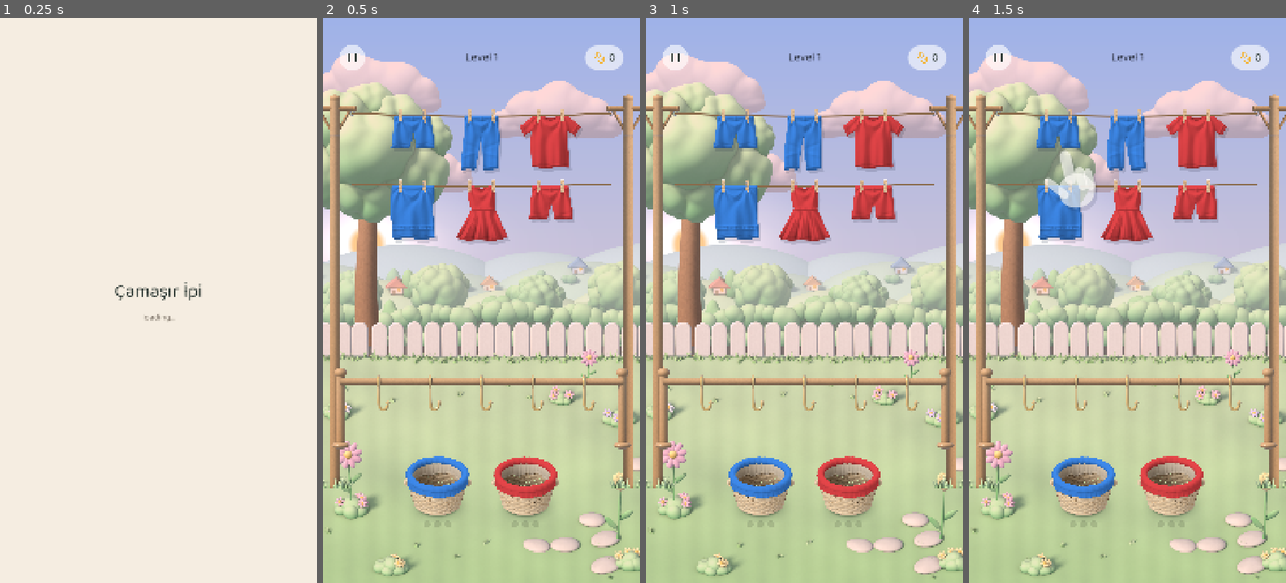
Above: before the commit, frames 1-4 (left to right).
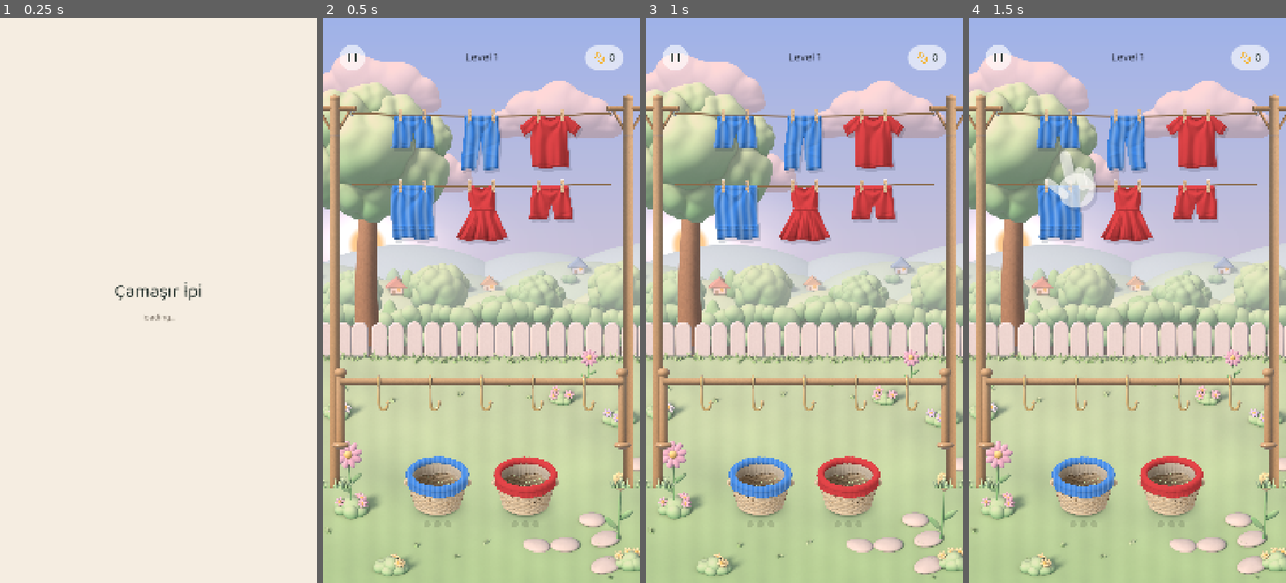
Above: after the commit, the same moments.

Repository: alperAygor/godot-games
Game: Godot game, scene res://scenes/Boot.tscn
Same seed, same stepped clock (60 frames per second), same inputs: the game is played once before the commit and once after it.
Inputs (mouse positions are in pixels of both pictures, inside the frame that each line leads up to):
- Up to frame 1 (0.25 s): no input
- Up to frame 2 (0.5 s): no input
- Up to frame 3 (1 s): move the mouse to (874, 272) at 0.52 s; click (874, 272) at 0.67 s
- Up to frame 4 (1.5 s): move the mouse to (1064, 328) at 1.27 s; click (1064, 328) at 1.42 s

Frame 1 is identical in both runs. In frame 2, 1.8% of the frame differs, in the area x 21-55%, y 17-85%; in frame 3, 1.8%; in frame 4, 1.7%.

Commit message:
Çamaşır İpi: renk körlüğü desenleri (çamaşır, sepet, kuyruk noktaları), varsayılan açık

Diff:
--- a/CamasirIpi/assets/shaders/cloth_sway.gdshader
+++ b/CamasirIpi/assets/shaders/cloth_sway.gdshader
@@ -1,4 +1,6 @@
 shader_type canvas_item;
+
+#include "res://assets/shaders/color_pattern.gdshaderinc"
 
 // Asılı kumaş sallanması. Neden fragment'ta UV kaydırma: Sprite2D yalnız 4 köşeli bir
 // dörtgendir; köşe kaydırmayla bükülme olmaz. Bu yüzden dokuyu yatayda kaydırırız ve
@@ -21,10 +23,29 @@
 // Gölge için: renk yerine yalnız alfa siluetini boya.
 uniform bool silhouette = false;
 
+// Renk deseni (renk körü dostu): ColorPatterns doldurur. id < 1 = desen yok (düz/gizli/kapalı).
+// Neden aynı materyalde: ek çizim çağrısı yok; desen sallanan UV'yi izler, kumaşta yüzer gibi durmaz.
+uniform int pattern_id = -1;
+// Çift renkli çamaşır: sağ yarı bu desenle (pattern_split açıkken); sol yarı pattern_id.
+uniform int pattern_id_b = -1;
+uniform bool pattern_split = false;
+// Dokunun genişliğine düşen hücre sayısı (katlanmış parça daha az hücre ile bold kalır).
+uniform float pattern_cells = 8.0;
+// Kapalı/soluk çamaşırda desen daha silik.
+uniform float pattern_strength = 1.0;
+// 1 = desen açık tonlu (koyu kumaşta), 0 = koyu tonlu (açık kumaşta).
+uniform float pattern_light = 0.0;
+uniform float pattern_light_b = 0.0;
+
 varying vec4 tint;
+// Dokunun dünya boyunda yükseklik/genişlik oranı: çarşaf gibi gerilmiş sprite'ta hücreler kare kalır.
+varying float pat_aspect;
 
 void vertex() {
 	tint = COLOR;
+	float len_x = length(MODEL_MATRIX[0].xy) / TEXTURE_PIXEL_SIZE.x;
+	float len_y = length(MODEL_MATRIX[1].xy) / TEXTURE_PIXEL_SIZE.y;
+	pat_aspect = len_y / max(len_x, 1e-4);
 	float side = UV.x < 0.5 ? -1.0 : 1.0;
 	VERTEX.x += side * pad / TEXTURE_PIXEL_SIZE.x;
 	UV.x += side * pad;
@@ -44,6 +65,19 @@
 	if (silhouette) {
 		COLOR = vec4(tint.rgb, alpha);
 	} else {
-		COLOR = vec4(tex.rgb * tint.rgb, alpha);
+		vec3 rgb = tex.rgb * tint.rgb;
+		if (pattern_id >= 1 || (pattern_split && pattern_id_b >= 1)) {
+			vec2 p = vec2(uv.x, uv.y * pat_aspect) * pattern_cells;
+			float mask = pattern_mask(pattern_id, p);
+			float light = pattern_light;
+			if (pattern_split) {
+				// Orta çizgide yumuşak geçiş; iki yarı farklı desen + ton alabilir.
+				float right = smoothstep(0.5 - fwidth(uv.x), 0.5 + fwidth(uv.x), uv.x);
+				mask = mix(mask, pattern_mask(pattern_id_b, p), right);
+				light = mix(pattern_light, pattern_light_b, right);
+			}
+			rgb = pattern_apply(rgb, mask, light, pattern_strength);
+		}
+		COLOR = vec4(rgb, alpha);
 	}
 }
--- /dev/null
+++ b/CamasirIpi/assets/shaders/pattern_tint.gdshader
@@ -0,0 +1,17 @@
+shader_type canvas_item;
+
+#include "res://assets/shaders/color_pattern.gdshaderinc"
+
+// Sepet astarı gibi düz boyanan sprite'lara renk deseni: doku x modulate (Godot COLOR'a zaten
+// çarpar), üstüne ton-üstü-ton desen. Sallanma yok -> sade ve ucuz.
+uniform int pattern_id = -1;
+uniform float pattern_cells = 14.0;
+uniform float pattern_strength = 1.0;
+uniform float pattern_light = 0.0;
+
+void fragment() {
+	if (pattern_id >= 1) {
+		vec2 p = UV * pattern_cells;
+		COLOR.rgb = pattern_apply(COLOR.rgb, pattern_mask(pattern_id, p), pattern_light, pattern_strength);
+	}
+}
--- a/CamasirIpi/data/i18n/strings.csv
+++ b/CamasirIpi/data/i18n/strings.csv
@@ -206,3 +206,5 @@
 MACHINE_MOVES_OTHER,%d hamle,%d moves,%d movimientos
 MACHINE_MAX,En üst seviye,Maxed,Al máximo
 MACHINE_LOCKED,%d. seviyede açılır,Unlocks at level %d,Se desbloquea en el nivel %d
+PATTERN_SETTING,Renk desenleri,Colour patterns,Patrones de color
+PATTERN_SETTING_HINT,Her rengin kendi deseni olur (renk körlüğü için),Each colour gets its own pattern (colour-blind friendly),Cada color tiene su propio patrón (para daltonismo)
--- a/CamasirIpi/scripts/game/basket_view.gd
+++ b/CamasirIpi/scripts/game/basket_view.gd
@@ -148,6 +148,7 @@
 			_band_tween = null
 		_rim.scale = Vector2.ONE
 		_set_band_modulate(tint)
+		_apply_band_pattern(tint)
 	queue_redraw()
 
 
@@ -297,6 +298,15 @@
 		.set_trans(Tween.TRANS_SINE).set_ease(Tween.EASE_OUT)
 	_band_tween.tween_property(_rim, "scale", Vector2.ONE, Motion.COMPLETE_BAND_SECONDS)\
 		.set_trans(Tween.TRANS_ELASTIC).set_ease(Tween.EASE_OUT)
+
+
+## Renk deseni astarın iki yarısına ORTAK bir materyalle (tek toplu çizim grubu) basılır.
+## Rengini almamış joker (beyaz bant) palette olmadığı için desensiz kalır; rengi alınca set_color
+## yeniden çağrılır ve desen gelir. Desen kapalıysa materyal null: bugünkü görünüm.
+func _apply_band_pattern(tint: Color) -> void:
+	var material: ShaderMaterial = ColorPatterns.band_material(ColorPatterns.color_id_of(tint))
+	_band_back.material = material
+	_band_front.material = material
 
 
 ## Astarın iki yarısı her zaman aynı renkte (yan birleşme yerinde ton sıçraması olmasın).
--- /dev/null
+++ b/CamasirIpi/scripts/game/color_patterns.gd
@@ -0,0 +1,298 @@
+class_name ColorPatterns
+extends RefCounted
+
+## Renk körü dostu desenler: 7 renk paletinin her rengi kendi desenine sahiptir (varsayılan AÇIK).
+## Renk ayrımı ton yerine ŞEKİLLE yapılabilsin diye: kırmızı düz, mavi dikey çizgi, sarı puan,
+## yeşil kare, mor çapraz çizgi, turuncu zikzak, turkuaz artı.
+## Üç yüzey: (1) çamaşır/katlı parça/sepet astarı = shader (cloth_sway / pattern_tint),
+## (2) küçük noktalar/rozetler = glif atlası (`draw_glyph`), (3) ayar = `enabled()`.
+## Desen numarası shader'daki `pattern_mask` numaralarıyla birebir aynıdır.
+
+## game.gd COLORS paletinin kopyası: çamaşırın elinde yalnız Color vardır, desen için renk
+## numarasını bundan buluruz. Birim test bu kopyanın game.gd ile aynı kalmasını doğrular.
+const PALETTE: Array[Color] = [
+	Color("e5484d"), Color("3e8ef7"), Color("f5c02e"), Color("3dbb6e"),
+	Color("9b59d0"), Color("f58a3c"), Color("22b8b0"),
+]
+const NONE: int = -1
+const SOLID: int = 0
+const STRIPES_V: int = 1
+const DOTS: int = 2
+const CHECKS: int = 3
+const STRIPES_DIAG: int = 4
+const CHEVRON: int = 5
+const CROSSES: int = 6
+const PATTERN_COUNT: int = 7
+## Renk numarası -> desen. Sıra değişirse kayıtlı oyunlarda renkler farklı desen alır: sabit tut.
+const PATTERN_BY_COLOR: Array[int] = [SOLID, STRIPES_V, DOTS, CHECKS, STRIPES_DIAG, CHEVRON, CROSSES]
+
+## Palet rengi sayılması için en çok uzaklık (RGB): kapalı/ıslak renk tonları buraya girmez,
+## çünkü eşleme `color` alanından (asıl renk) yapılır.
+const MATCH_TOLERANCE: float = 0.02
+## Açık/koyu ton kararı eşiği (algısal parlaklık): parlak renk koyu baskı, koyu renk açık baskı alır.
+const LIGHT_BELOW_LUMA: float = 0.55
+
+## Kapalı (soluk) çamaşırda desen daha silik ama görünür.
+const CLOSED_STRENGTH: float = 0.6
+const GARMENT_CELLS: float = 8.0
+## Çarşaf dokusu iki ipe gerilir: hücre sayısı genişlikle büyür ki desen devleşmesin, ama çarşafta
+## hücre yine çamaşırınkinden bu kat iri kalır (küçücük de görünmesin).
+const SHEET_CELL_GROWTH: float = 1.2
+## Sprite tuvali, çamaşır boyunun bu katıdır (GarmentView.SPRITE_FILL ile aynı).
+const CANVAS_RATIO: float = 1.14
+## Katlanmış parça dokusu küçük (256 px) ve ekranda ~100 px: az hücre = iri, okunur desen.
+const FOLDED_CELLS: float = 5.5
+## Sepet astarı: tüp ince; hücre tüp kalınlığına yakın olmalı.
+const BAND_CELLS: float = 15.0
+
+const SETTING_SECTION: String = "settings"
+const SETTING_KEY: String = "patterns"
+## Ayar sayfasındaki anahtar için çeviri anahtarları (ayar satırını UI sahibi ekler).
+const LABEL_KEY: String = "PATTERN_SETTING"
+const HINT_KEY: String = "PATTERN_SETTING_HINT"
+
+const SWAY_SHADER_PATH: String = "res://assets/shaders/cloth_sway.gdshader"
+const TINT_SHADER_PATH: String = "res://assets/shaders/pattern_tint.gdshader"
+const GLYPH_PATH: String = "res://assets/sprites/patterns/glyphs.png"
+const FOLDED_FILE: String = "folded.png"
+const GLYPH_CELL: float = 64.0
+## Glif karesinin kenarı = yarıçap x bu oran (glifin kendi dairesi hücrenin %80'i: noktanın içinde kalır).
+const GLYPH_SPAN: float = 2.1
+const GLYPH_ALPHA_ON_DARK: float = 0.78
+const GLYPH_ALPHA_ON_LIGHT: float = 0.55
+const GLYPH_DARK: Color = Color(0.0, 0.0, 0.0, 1.0)
+
+const P_ID: StringName = &"pattern_id"
+const P_ID_B: StringName = &"pattern_id_b"
+const P_SPLIT: StringName = &"pattern_split"
+const P_CELLS: StringName = &"pattern_cells"
+const P_STRENGTH: StringName = &"pattern_strength"
+const P_LIGHT: StringName = &"pattern_light"
+const P_LIGHT_B: StringName = &"pattern_light_b"
+const P_SWAY: StringName = &"strength"
+const META_STATE: StringName = &"_pattern_state"
+const META_HOOKED: StringName = &"_pattern_hooked"
+
+## -1 = henüz okunmadı; 0/1 = kapalı/açık. Ayar her çizimde diskten okunmasın.
+static var _cached: int = -1
+static var _glyphs: Texture2D = null
+static var _tint_shader: Shader = null
+## Renk numarası -> ortak astar materyali: aynı renkli sepetler aynı materyali paylaşır (toplu çizim) ve
+## sepet her gelişinde yeni materyal üretilmez.
+static var _band_cache: Dictionary = {}
+
+
+# --- Ayar -----------------------------------------------------------------------------------
+
+## Desenler açık mı? Kayıt yoksa AÇIK (kullanıcı kararı: varsayılan açık).
+static func enabled() -> bool:
+	if _cached < 0:
+		var value: Variant = true
+		var progress: Node = _progress()
+		if progress != null:
+			value = progress.call("module_value", SETTING_SECTION, SETTING_KEY, true)
+		_cached = 1 if bool(value) else 0
+	return _cached == 1
+
+
+## `persist=false`: yalnız bellekte (test/ekran görüntüsü aracı oyuncu kaydına dokunmasın).
+static func set_enabled(value: bool, persist: bool = true) -> void:
+	_cached = 1 if value else 0
+	if not persist:
+		return
+	var progress: Node = _progress()
+	if progress != null:
+		progress.call("set_module_value", SETTING_SECTION, SETTING_KEY, value)
+
+
+## Önbelleği unutur (kayıt sıfırlama/yükleme sonrası).
+static func reset_cache() -> void:
+	_cached = -1
+
+
+static func _progress() -> Node:
+	var tree: SceneTree = Engine.get_main_loop() as SceneTree
+	if tree == null:
+		return null
+	return tree.root.get_node_or_null("Progress")
+
+
+# --- Eşleme ---------------------------------------------------------------------------------
+
+## Renk numarasının deseni. Kapalıyken veya `hidden` (gizemli çamaşır: rengi sızdırır) iken NONE.
+static func pattern_for(color_id: int, hidden: bool = false) -> int:
+	if hidden or color_id < 0 or not enabled():
+		return NONE
+	return PATTERN_BY_COLOR[color_id % PATTERN_BY_COLOR.size()]
+
+
+## Palet rengi -> renk numarası; palette yoksa (joker beyazı, gizem grisi) -1.
+static func color_id_of(tint: Color) -> int:
+	for index: int in range(PALETTE.size()):
+		var ref: Color = PALETTE[index]
+		if absf(ref.r - tint.r) + absf(ref.g - tint.g) + absf(ref.b - tint.b) <= MATCH_TOLERANCE:
+			return index
+	return -1
+
+
+## 1 = açık tonlu baskı (koyu zemin), 0 = koyu tonlu baskı (açık zemin).
+static func light_ink(color_id: int) -> float:
+	if color_id < 0:
+		return 0.0
+	var ref: Color = PALETTE[color_id % PALETTE.size()]
+	var luma: float = ref.r * 0.2126 + ref.g * 0.7152 + ref.b * 0.0722
+	return 1.0 if luma < LIGHT_BELOW_LUMA else 0.0
+
+
+# --- Çamaşır (shader) -----------------------------------------------------------------------
+
+## Tek hamlede çamaşır materyali + katlı parça: `GarmentView._apply_color` bunu çağırır.
+## `color_a` asıl renk (gizemde bile gerçek renk; desen `mystery` ile gizlenir). Çift renkli
+## çamaşır için `apply_ids` iki renk numarası alır.
+static func apply_garment(view: Node2D, material: ShaderMaterial, color_a: Color, mystery: bool, open: bool) -> void:
+	var color_id: int = color_id_of(color_a)
+	var strength: float = 1.0 if open else CLOSED_STRENGTH
+	apply_ids(view, material, color_id, -1, strength, mystery)
+
+
+## İki renk numarası: ikincisi geçerliyse sol yarı `id_a`, sağ yarı `id_b` deseni alır.
+static func apply_ids(view: Node2D, material: ShaderMaterial, id_a: int, id_b: int, strength: float,
+		hidden: bool) -> void:
+	var split: bool = id_b >= 0 and id_b != id_a
+	var state: Dictionary = {
+		"id": pattern_for(id_a, hidden),
+		"id_b": pattern_for(id_b, hidden) if split else NONE,
+		"split": split,
+		"strength": strength,
+		"light": light_ink(id_a),
+		"light_b": light_ink(id_b),
+	}
+	_write(material, state, _garment_cells(view))
+	if view == null:
+		return
+	view.set_meta(META_STATE, state)
+	if not view.has_meta(META_HOOKED):
+		# Katlı sprite uçuşta sonradan eklenir: o an materyalini bu kanca verir.
+		view.set_meta(META_HOOKED, true)
+		view.child_entered_tree.connect(_on_view_child.bind(view))
+		# `make_sheet` setup'tan hemen sonra çağrılır: çarşaf mı olduğu bir kare sonra bilinir.
+		var tree: SceneTree = Engine.get_main_loop() as SceneTree
+		if tree != null:
+			# Lambda: aynı kare sinyaline bağlanan her çamaşır ayrı bağ olsun (bind'lı çağrılar eşit sayılıp yutuluyordu).
+			var refine: Callable = func() -> void: _refine_cells(view, material)
+			tree.process_frame.connect(refine, CONNECT_ONE_SHOT)
+	var folded: Variant = view.get("_folded_sprite")
+	if folded is Sprite2D:
+		_style_folded(folded as Sprite2D, state)
+
+
+## Çarşafta hücre sayısı genişliğe göre ölçeklenir (bkz. SHEET_CELL_GROWTH).
+static func _garment_cells(view: Node2D) -> float:
+	if view == null or not view.has_method("is_sheet") or not bool(view.call("is_sheet")):
+		return GARMENT_CELLS
+	var sheet: Vector2 = view.get("_sheet_size") as Vector2
+	var size: float = float(view.get("size"))
+	if size <= 0.0:
+		return GARMENT_CELLS
+	return GARMENT_CELLS * sheet.x / (size * CANVAS_RATIO) / SHEET_CELL_GROWTH
+
+
+static func _refine_cells(view: Node2D, material: ShaderMaterial) -> void:
+	if is_instance_valid(view) and material != null:
+		material.set_shader_parameter(P_CELLS, _garment_cells(view))
+
+
+static func _on_view_child(child: Node, view: Node2D) -> void:
+	if child is Sprite2D and view.has_meta(META_STATE):
+		_style_folded(child as Sprite2D, view.get_meta(META_STATE) as Dictionary)
+
+
+## Katlanmış parça: sallanmayan aynı shader (strength 0) + iri hücreli desen. Gölge sprite'ı
+## (materyali zaten var) ve mandal/rozetler atlanır.
+static func _style_folded(sprite: Sprite2D, state: Dictionary) -> void:
+	if sprite.texture == null or not sprite.texture.resource_path.ends_with(FOLDED_FILE):
+		return
+	var material: ShaderMaterial = sprite.material as ShaderMaterial
+	if material == null:
+		if sprite.material != null:
+			return
+		var shader: Shader = load(SWAY_SHADER_PATH) as Shader
+		if shader == null:
+			return
+		material = ShaderMaterial.new()
+		material.shader = shader
+		material.set_shader_parameter(P_SWAY, 0.0)
+		sprite.material = material
+	_write(material, state, FOLDED_CELLS)
+
+
+static func _write(material: ShaderMaterial, state: Dictionary, cells: float) -> void:
+	if material == null:
+		return
+	material.set_shader_parameter(P_ID, int(state["id"]))
+	material.set_shader_parameter(P_ID_B, int(state["id_b"]))
+	material.set_shader_parameter(P_SPLIT, bool(state["split"]))
+	material.set_shader_parameter(P_STRENGTH, float(state["strength"]))
+	material.set_shader_parameter(P_LIGHT, float(state["light"]))
+	material.set_shader_parameter(P_LIGHT_B, float(state["light_b"]))
+	material.set_shader_parameter(P_CELLS, cells)
+
+
+# --- Sepet astarı ---------------------------------------------------------------------------
+
+## Sepet astarı (arka + ön yarı) için ORTAK materyal: tek materyal = bir toplu çizim grubu.
+## `color_id` -1 ise (joker henüz renksiz) desen yoktur; desen kapalıyken null döner
+## (çağıran sprite.material = null yapar -> bugünkü görünüm).
+static func band_material(color_id: int) -> ShaderMaterial:
+	var id: int = pattern_for(color_id)
+	if id < 1:
+		return null
+	if _band_cache.has(color_id):
+		return _band_cache[color_id] as ShaderMaterial
+	if _tint_shader == null:
+		_tint_shader = load(TINT_SHADER_PATH) as Shader
+	if _tint_shader == null:
+		return null
+	var material: ShaderMaterial = ShaderMaterial.new()
+	material.shader = _tint_shader
+	material.set_shader_parameter(P_ID, id)
+	material.set_shader_parameter(P_CELLS, BAND_CELLS)
+	material.set_shader_parameter(P_LIGHT, light_ink(color_id))
+	_band_cache[color_id] = material
+	return material
+
+
+# --- Glif (küçük noktalar, rozetler, kartlar) -----------------------------------------------
+
+## 7 hücreli beyaz glif atlası (assets/sprites/patterns/glyphs.png).
+static func glyph_texture() -> Texture2D:
+	if _glyphs == null and ResourceLoader.exists(GLYPH_PATH):
+		_glyphs = load(GLYPH_PATH) as Texture2D
+	return _glyphs
+
+
+## Atlas içindeki hücre (piksel).
+static func glyph_region(color_id: int) -> Rect2:
+	var cell: int = PATTERN_BY_COLOR[posmod(color_id, PATTERN_BY_COLOR.size())]
+	return Rect2(float(cell) * GLYPH_CELL, 0.0, GLYPH_CELL, GLYPH_CELL)
+
+
+## Noktanın içine desen glifi çizer. `canvas` `_draw` içindeki düğüm; `radius` noktanın yarıçapı;
+## Glifin koyu/açık tonu renk numarasından seçilir. Desen kapalı / düz renk: hiçbir şey çizmez.
+static func draw_glyph(canvas: CanvasItem, center: Vector2, radius: float, color_id: int) -> void:
+	if pattern_for(color_id) < 1:
+		return
+	var atlas: Texture2D = glyph_texture()
+	if atlas == null:
+		return
+	var side: float = radius * GLYPH_SPAN
+	var rect: Rect2 = Rect2(center - Vector2(side, side) * 0.5, Vector2(side, side))
+	var dark_ink: bool = light_ink(color_id) < 0.5
+	var ink: Color = Color(GLYPH_DARK.r, GLYPH_DARK.g, GLYPH_DARK.b, GLYPH_ALPHA_ON_LIGHT) if dark_ink \
+		else Color(1.0, 1.0, 1.0, GLYPH_ALPHA_ON_DARK)
+	canvas.draw_texture_rect_region(atlas, rect, glyph_region(color_id), ink)
+
+
+## Dikdörtgen içine ortalanmış glif (rozet/kart için kısayol).
+static func draw_glyph_rect(canvas: CanvasItem, rect: Rect2, color_id: int) -> void:
+	draw_glyph(canvas, rect.get_center(), minf(rect.size.x, rect.size.y) * 0.5, color_id)
--- a/CamasirIpi/scripts/game/garment_view.gd
+++ b/CamasirIpi/scripts/game/garment_view.gd
@@ -553,6 +553,7 @@
 func _apply_color() -> void:
 	if _sprite != null:
 		_sprite.modulate = _shown_color()
+		ColorPatterns.apply_garment(self, _material, color, _mystery, _open)  # [PATTERN] renk körü deseni (gizemde yok)
 	queue_redraw()
 
 
--- a/CamasirIpi/scripts/ui/game.gd
+++ b/CamasirIpi/scripts/ui/game.gd
@@ -1216,6 +1216,7 @@
 			draw_circle(center + reach, radius, tint, true, -1.0, true)
 		_:
 			draw_circle(center, radius, tint, true, -1.0, true)
+	if _board.queue_kind(index) != LaundryBoard.KIND_JOKER: ColorPatterns.draw_glyph(self, center, radius, ColorPatterns.color_id_of(tint))  # [PATTERN] kuyruk noktası deseni (joker gizli kalır)
 
 
 ## `_draw` kancası: kısa askıda kullanılamayan kancalar soluk bir diskle kapatılır.
--- /dev/null
+++ b/CamasirIpi/tests/unit/test_color_patterns.gd
@@ -0,0 +1,89 @@
+extends TestCase
+
+## Renk desenleri: 7 renk = 7 ayrı desen, sabit eşleme, kapalıyken/gizemde desen yok,
+## palet game.gd ile aynı, glif atlası ve shader'lar yüklenir.
+
+const GAME_SCRIPT: String = "res://scripts/ui/game.gd"
+## Desen numarası değişirse shader ve kayıtlı oyun bozulur: eşleme burada sabitlenir.
+const EXPECTED: Array[int] = [0, 1, 2, 3, 4, 5, 6]
+
+
+func before_each() -> void:
+	# Oyuncu kaydına yazma: yalnız bellekte.
+	ColorPatterns.set_enabled(true, false)
+
+
+func after_each() -> void:
+	ColorPatterns.reset_cache()
+
+
+func test_seven_distinct_patterns() -> void:
+	var seen: Dictionary = {}
+	for color_id: int in range(ColorPatterns.PALETTE.size()):
+		var pattern: int = ColorPatterns.pattern_for(color_id)
+		assert_true(pattern >= 0, "renk %d desen almalı" % color_id)
+		seen[pattern] = true
+	assert_eq(seen.size(), 7, "7 renk 7 ayrı desen almalı")
+
+
+func test_mapping_is_stable() -> void:
+	for color_id: int in range(EXPECTED.size()):
+		assert_eq(ColorPatterns.pattern_for(color_id), EXPECTED[color_id], "renk %d deseni sabit" % color_id)
+	# Palet dışı numara paletle sarılır (oyun `% COLORS.size()` kullanır).
+	assert_eq(ColorPatterns.pattern_for(7), ColorPatterns.pattern_for(0))
+
+
+func test_disabled_means_no_pattern() -> void:
+	ColorPatterns.set_enabled(false, false)
+	assert_false(ColorPatterns.enabled())
+	for color_id: int in range(ColorPatterns.PALETTE.size()):
+		assert_eq(ColorPatterns.pattern_for(color_id), ColorPatterns.NONE, "kapalıyken desen yok")
+	assert_true(ColorPatterns.band_material(1) == null, "kapalıyken astar materyali yok")
+
+
+func test_mystery_hides_pattern() -> void:
+	for color_id: int in range(ColorPatterns.PALETTE.size()):
+		assert_eq(ColorPatterns.pattern_for(color_id, true), ColorPatterns.NONE, "gizemli çamaşır deseni sızdırmaz")
+	assert_eq(ColorPatterns.pattern_for(-1), ColorPatterns.NONE, "renksiz (joker) desensiz")
+
+
+func test_color_lookup_round_trip() -> void:
+	for color_id: int in range(ColorPatterns.PALETTE.size()):
+		assert_eq(ColorPatterns.color_id_of(ColorPatterns.PALETTE[color_id]), color_id)
+	assert_eq(ColorPatterns.color_id_of(Color.WHITE), -1, "joker beyazı palette yok")
+	assert_eq(ColorPatterns.color_id_of(Color(0.72, 0.7, 0.8)), -1, "gizem grisi palette yok")
+
+
+func test_palette_matches_game() -> void:
+	var game: GDScript = load(GAME_SCRIPT) as GDScript
+	assert_not_null(game)
+	var colors: Array = game.get_script_constant_map()["COLORS"] as Array
+	assert_eq(colors.size(), ColorPatterns.PALETTE.size(), "palet boyu")
+	for index: int in range(colors.size()):
+		assert_true((colors[index] as Color).is_equal_approx(ColorPatterns.PALETTE[index]), "palet rengi %d" % index)
+
+
+func test_garment_material_receives_pattern() -> void:
+	var material: ShaderMaterial = ShaderMaterial.new()
+	material.shader = load(ColorPatterns.SWAY_SHADER_PATH) as Shader
+	assert_not_null(material.shader)
+	ColorPatterns.apply_garment(null, material, ColorPatterns.PALETTE[2], false, true)
+	assert_eq(int(material.get_shader_parameter("pattern_id")), ColorPatterns.DOTS)
+	ColorPatterns.apply_garment(null, material, ColorPatterns.PALETTE[2], true, true)
+	assert_eq(int(material.get_shader_parameter("pattern_id")), ColorPatterns.NONE, "gizemde desen yok")
+	ColorPatterns.apply_garment(null, material, ColorPatterns.PALETTE[2], false, false)
+	assert_true(float(material.get_shader_parameter("pattern_strength")) < 1.0, "kapalı çamaşırda silik")
+	# Çift renk: sol/sağ ayrı desen.
+	ColorPatterns.apply_ids(null, material, 1, 3, 1.0, false)
+	assert_true(bool(material.get_shader_parameter("pattern_split")))
+	assert_eq(int(material.get_shader_parameter("pattern_id_b")), ColorPatterns.CHECKS)
+
+
+func test_glyph_atlas_and_shaders_load() -> void:
+	assert_not_null(ColorPatterns.glyph_texture(), "glif atlası yüklenmeli")
+	assert_not_null(load(ColorPatterns.SWAY_SHADER_PATH))
+	assert_not_null(load(ColorPatterns.TINT_SHADER_PATH))
+	var regions: Dictionary = {}
+	for color_id: int in range(ColorPatterns.PALETTE.size()):
+		regions[ColorPatterns.glyph_region(color_id).position.x] = true
+	assert_eq(regions.size(), 7, "her renk ayrı glif hücresi")
Not shown, added: CamasirIpi/assets/shaders/color_pattern.gdshaderinc
Not shown, added: CamasirIpi/assets/shaders/color_pattern.gdshaderinc.uid
Not shown, added: CamasirIpi/assets/shaders/pattern_tint.gdshader.uid
Binary file added: CamasirIpi/assets/sprites/patterns/glyphs.png
Not shown, added: CamasirIpi/assets/sprites/patterns/glyphs.png.import
Not shown, added: CamasirIpi/scripts/game/color_patterns.gd.uid
Not shown, added: CamasirIpi/tests/unit/test_color_patterns.gd.uid
